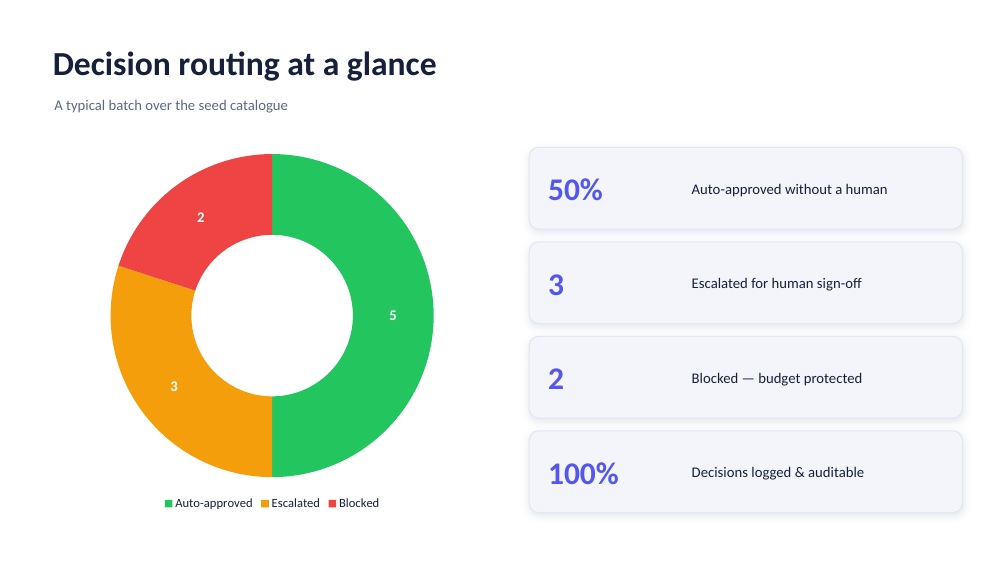
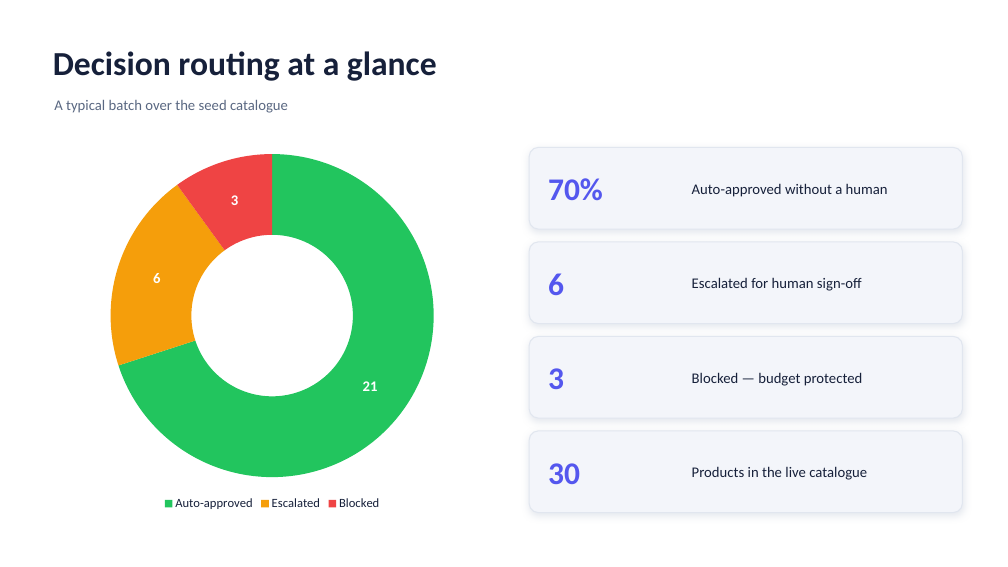
Before and after one commit to chhuzaifa928/Restocker, a slide deck: slide 10 of docs/ReStock_AI_Presentation.pptx. Drawn at 1008x567 pixels with LibreOffice and Linux fonts; fonts in the diff are those of the drawing. Boxes give left, top, right and bottom in pixels: in the first picture for what was removed or moved away, otherwise in the second. Text is boxed around its words. In the diff, an @@ line names an element or a change of style, - is before the commit and + after.

```diff
--- a/docs/ReStock_AI_Presentation.pptx
+++ b/docs/ReStock_AI_Presentation.pptx
@@ doughnut chart at (x1=60, y1=144, x2=484, y2=514) @@
@@ Series 1, Auto-approved: 5 to 21 @@
@@ Series 1, Escalated: 3 to 6 @@
@@ Series 1, Blocked: 2 to 3 @@
@@ text at (x1=548, y1=178, x2=603, y2=200): text changed @@
-50%
+70%
@@ text at (x1=548, y1=273, x2=564, y2=295): text changed @@
-3
+6
@@ text at (x1=548, y1=368, x2=564, y2=389): text changed @@
-2
+3
@@ text at (x1=548, y1=463, x2=580, y2=484): text changed @@
-100%
+30
@@ text at (x1=692, y1=466, x2=867, y2=480): text changed @@
-Decisions logged & auditable
+Products in the live catalogue
```
Also in this commit, not shown: 7 other files.
